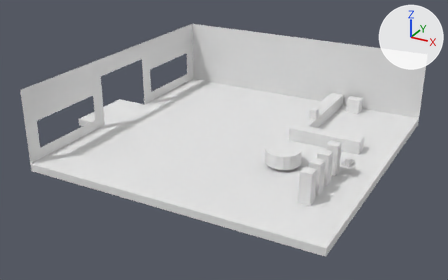
Two versions of the Blender file raw_assets/3D/honest_jam.blend, one commit apart.
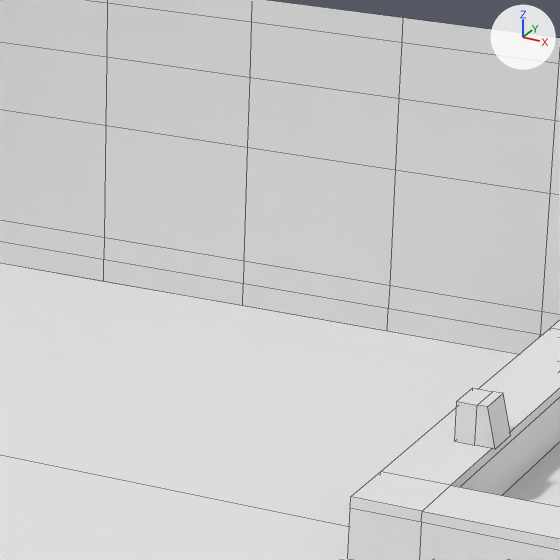
Each version appears first whole from a camera (50 mm lens) standing at (56.3, -91.0, 34.8) and looking at (18.3, -21.7, 0.2), and next in a close-up on the part from 50% to 73% of the width and 12% to 50% of the height. The axes (+X, +Y, +Z) are drawn at upper right. The lights are the same throughout. The close-ups show mesh edges as thin lines.

The first close-up shows 'BeerTap', 'Cube', 'Floor', 'Walls'.
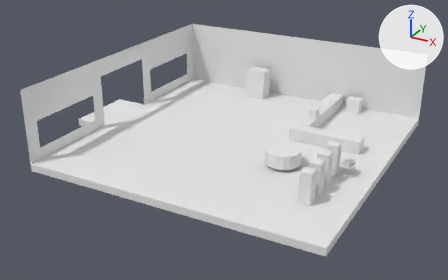
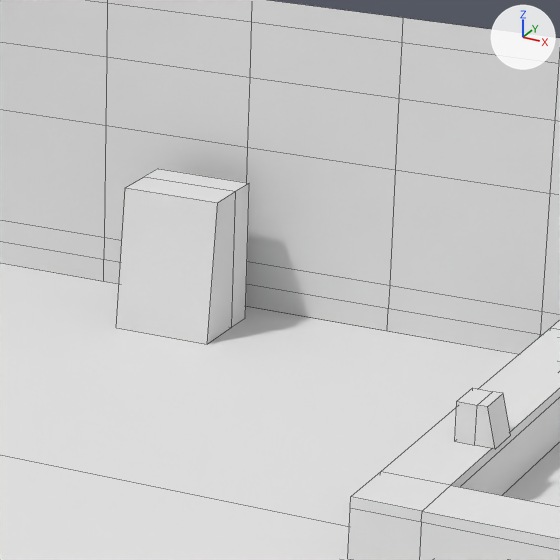
Where the change shows, as pixel boxes [x1, y1, x2, y2] in the close-ups (560 x 560 px):
'Jukebox', added: after [116, 169, 249, 344]

The change, as a list of edits to the scene's bpy script:
```text
Add me_cube_011:
    me_cube_011.from_pydata([(-1.58, -1.8, 0.0), (-1.58, -1.31, 4.45), (-1.58, 1.0, 0.0), (-1.58, 1.0, 4.45), (1.58, -1.8, 0.0), (1.58, -1.31, 4.45), (1.58, 1.0, 0.0), (1.58, 1.0, 4.45), (-1.58, 0.0, 0.0), (-1.58, 0.0, 4.45), (1.58, 0.0, 0.0), (1.58, 0.0, 4.45)], [], [(8, 9, 3, 2), (2, 3, 7, 6), (10, 11, 5, 4), (4, 5, 1, 0), (8, 10, 4, 0), (11, 9, 1, 5), (7, 3, 9, 11), (2, 6, 10, 8), (6, 7, 11, 10), (0, 1, 9, 8)])
Add ob_jukebox:
    ob_jukebox = bpy.data.objects.new('Jukebox', me_cube_011)
    ob_jukebox.location = (14.01, -2.06, 0.0)
```
